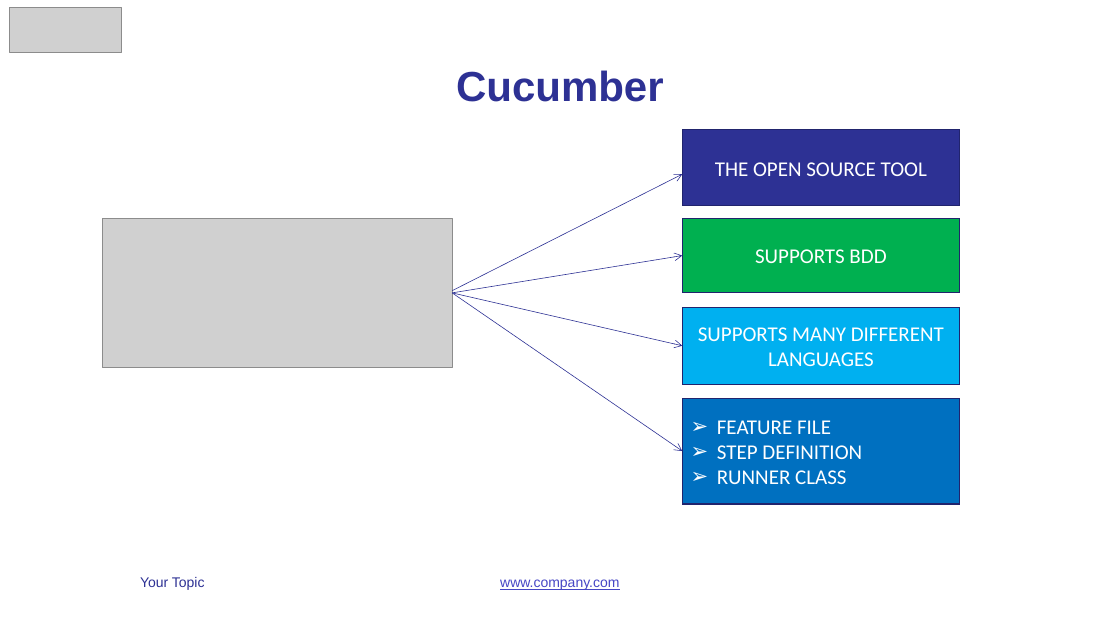
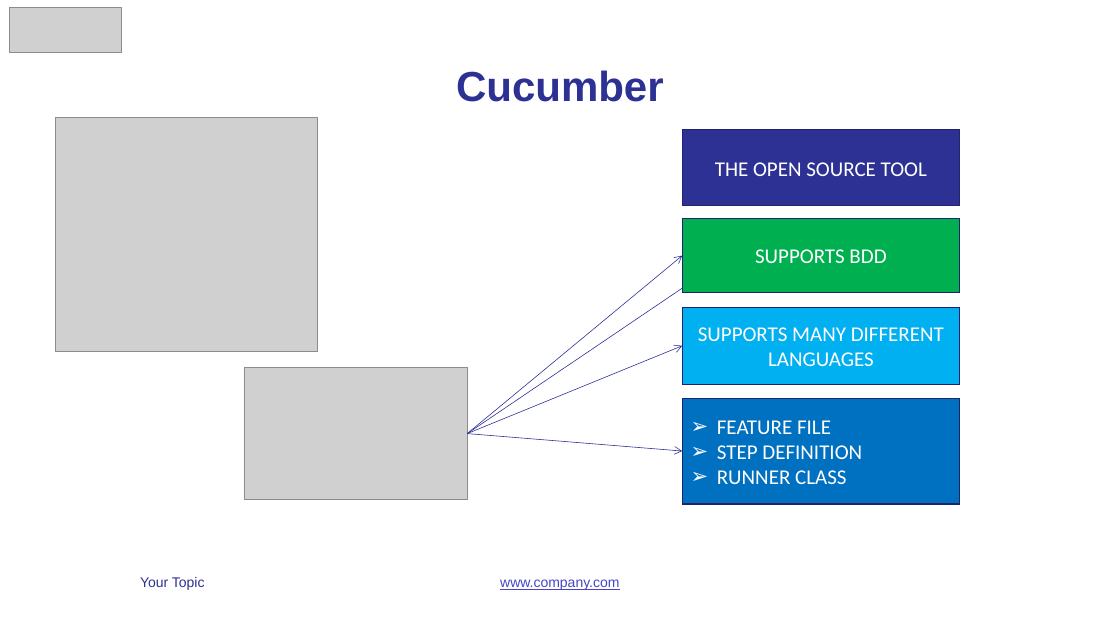
Before and after one commit to vunguyen2588/Cucumber, a slide deck: slide 5 of b4uconference_cucumber_slide.pptx. Drawn at 1120x630 pixels with LibreOffice and Linux fonts; fonts in the diff are those of the drawing; grey boxes stand for pictures. Boxes give left, top, right and bottom in pixels: in the first picture for what was removed or moved away, otherwise in the second. Text is boxed around its words. In the diff, an @@ line names an element or a change of style, - is before the commit and + after.

```diff
--- a/b4uconference_cucumber_slide.pptx
+++ b/b4uconference_cucumber_slide.pptx
@@ picture added at (x1=55, y1=117, x2=318, y2=351) @@
@@ arrow moved from (452, 293) - (682, 255) to (467, 434) - (682, 255) @@
@@ arrow moved from (452, 291) - (682, 174) to (467, 434) - (697, 278) @@
@@ arrow moved from (452, 293) - (682, 346) to (467, 434) - (682, 346) @@
@@ picture resized from (x1=103, y1=218, x2=453, y2=368) to (x1=245, y1=368, x2=467, y2=500) @@
@@ arrow moved from (452, 293) - (682, 451) to (467, 434) - (682, 451) @@
```
Also in this commit, not shown: 6 other slides changed.
